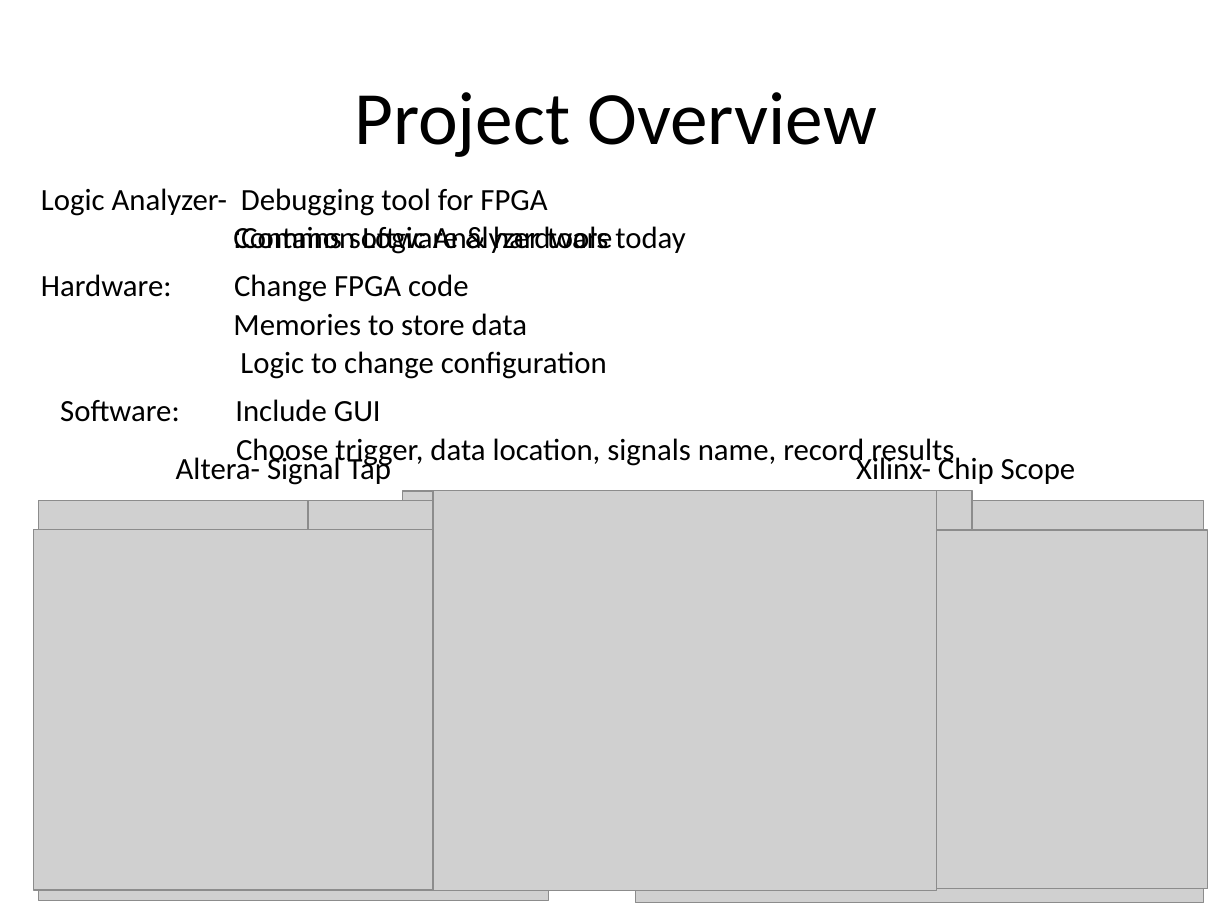
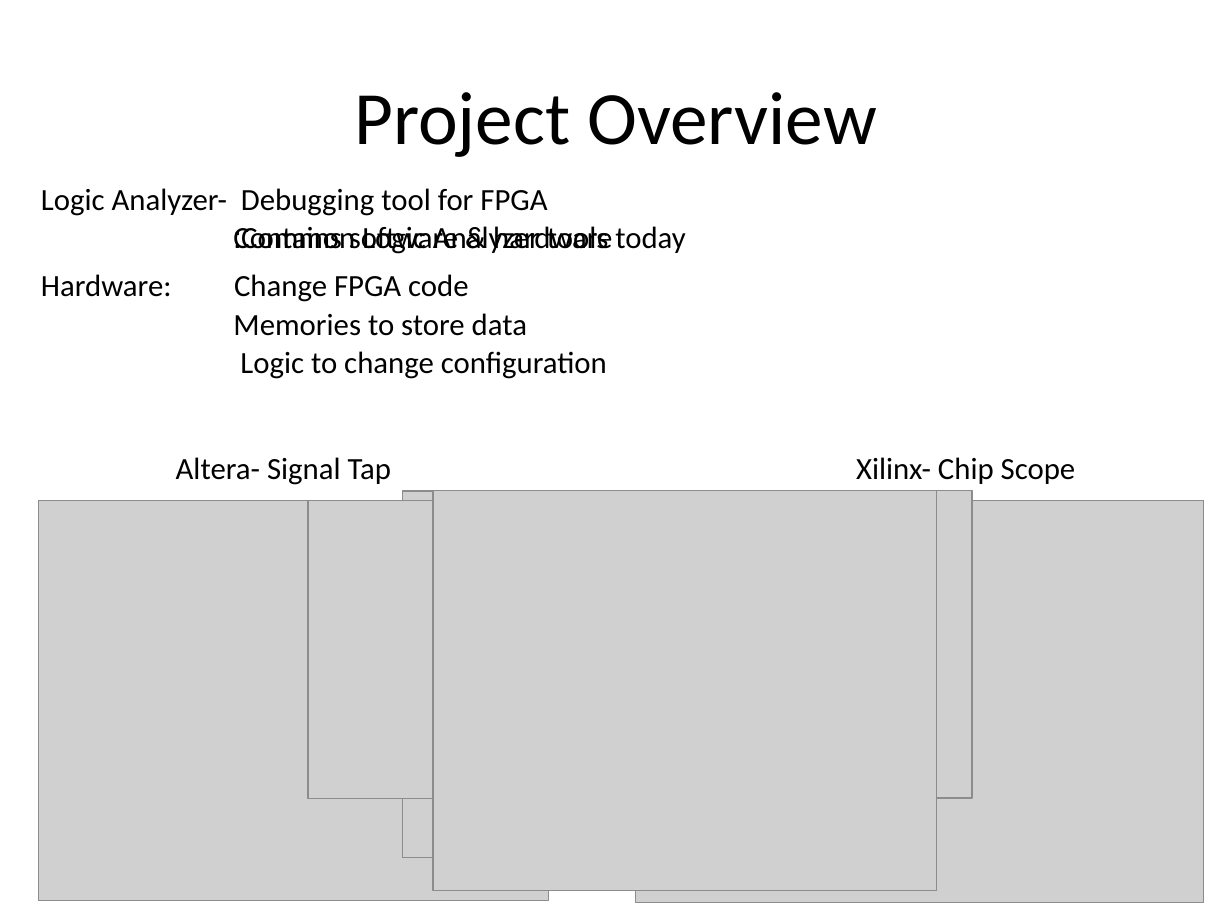
Before and after one commit to battellino/moran-zvika-project, a slide deck: slide 3 of presentation/FinalB/finalB.pptx. Drawn at 1232x924 pixels with LibreOffice and Linux fonts; fonts in the diff are those of the drawing; grey boxes stand for pictures; background and template pictures are left out. Boxes give left, top, right and bottom in pixels: in the first picture for what was removed or moved away, otherwise in the second. Text is boxed around its words. In the diff, an @@ line names an element or a change of style, - is before the commit and + after.

```diff
--- a/presentation/FinalB/finalB.pptx
+++ b/presentation/FinalB/finalB.pptx
@@ text removed at bbox=[60, 399, 381, 422] @@
-Software: Include GUI
@@ text removed at bbox=[236, 438, 954, 468] @@
-Choose trigger, data location, signals name, record results
@@ picture removed at bbox=[34, 530, 574, 890] @@
@@ picture removed at bbox=[586, 530, 1207, 888] @@
```
Also in this commit, not shown: 15 other slides changed, 2 slides added, 1 slide removed.
